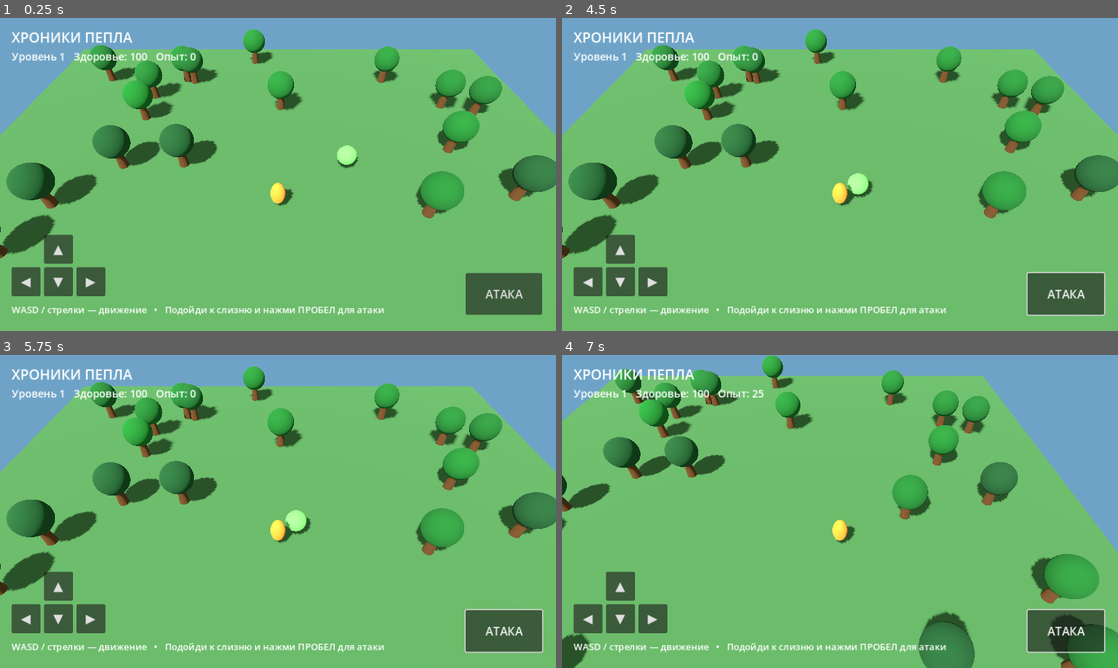
Above: before the commit, frames 1-4 (two rows, left to right).
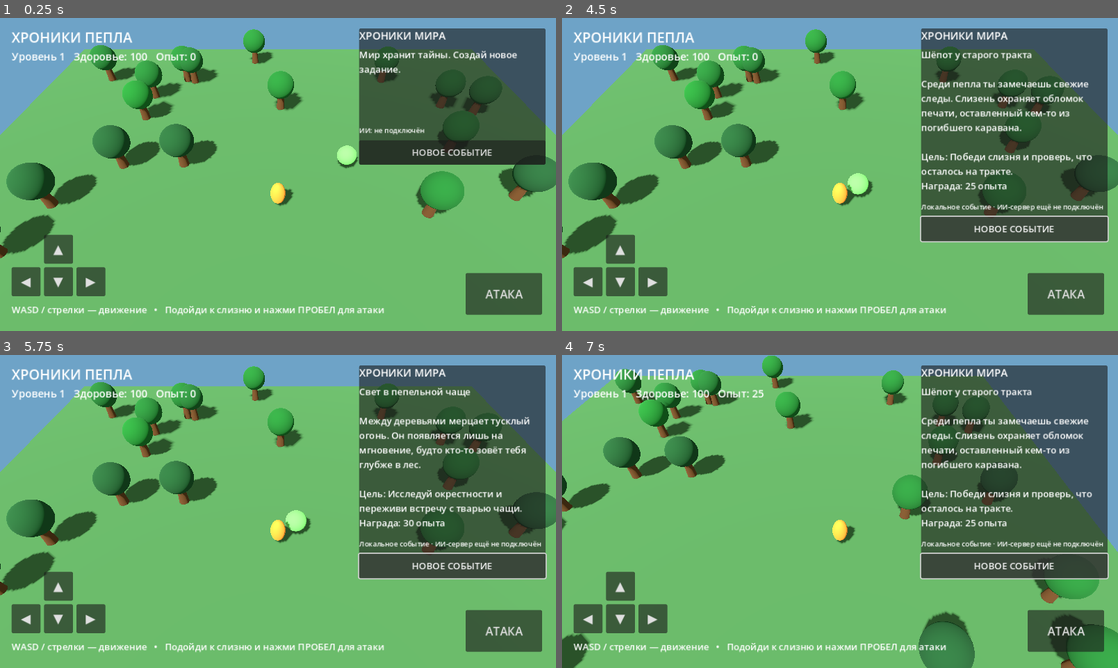
Above: after the commit, the same moments.

Repository: DarknessRus/ChroniclesOfAsh
Game: Godot game, scene res://scenes/world.tscn
Same seed, same stepped clock (60 frames per second), same inputs: the game is played once before the commit and once after it.
Inputs (mouse positions are in pixels of both pictures, inside the frame that each line leads up to):
- Up to frame 1 (0.25 s): no input
- Up to frame 2 (4.5 s): click "▲" at 0.5 s; click "▼" at 1.25 s; click "◀" at 2 s; click "▶" at 2.75 s; click "АТАКА" at 3.5 s; click (1012, 152) at 4.25 s, where only the run after the commit has a clickable "НОВОЕ СОБЫТИЕ"
- Up to frame 3 (5.75 s): click (450, 564) at 5 s, where only the run after the commit has a clickable "НОВОЕ СОБЫТИЕ"
- Up to frame 4 (7 s): tap Enter (ui_accept) at 5.75, 6.02, 6.77 s; hold Right (ui_right) 5.78-6.53 s; hold Down (ui_down) from 6.53 s (still down)

The runs differ from the first frame. In frame 1, 15% of the frame differs, in the area x 64-99%, y 3-47%; in frame 2, 23%, in the area x 64-99%, y 3-96%; in frame 3, 23%; in frame 4, 23%.

Commit message:
Connect AI story events to the world

Diff:
--- a/scripts/world.gd
+++ b/scripts/world.gd
@@ -1,6 +1,7 @@
 extends Node3D
 
 @onready var status_label: Label = $HUD/Status
+var ai_story: Node
 
 func _ready() -> void:
     randomize()
@@ -12,9 +13,33 @@
     ground_shape.size = Vector3(34, 0.4, 34)
     $Ground/GroundCollision.shape = ground_shape
     _add_decorations()
+    ai_story = preload("res://scripts/ai_story.gd").new()
+    ai_story.name = "AIStory"
+    add_child(ai_story)
+    ai_story.setup(self)
 
 func update_status(level: int, health: int, experience: int) -> void:
     status_label.text = "Уровень %d   Здоровье: %d   Опыт: %d" % [level, health, experience]
+
+func on_enemy_defeated(enemy_type: String) -> void:
+    if ai_story != null:
+        ai_story.on_enemy_defeated(enemy_type)
+    _respawn_enemy()
+
+func _respawn_enemy() -> void:
+    await get_tree().create_timer(3.0).timeout
+    if not is_inside_tree() or get_node_or_null("Enemy") != null:
+        return
+    var enemy := CharacterBody3D.new()
+    enemy.name = "Enemy"
+    var angle := randf_range(0.0, TAU)
+    var distance := randf_range(5.0, 10.0)
+    enemy.position = Vector3(cos(angle) * distance, 0.7, sin(angle) * distance)
+    enemy.set_script(load("res://scripts/enemy.gd"))
+    var body := MeshInstance3D.new()
+    body.name = "Body"
+    enemy.add_child(body)
+    add_child(enemy)
 
 func _add_decorations() -> void:
     for i in range(28):
